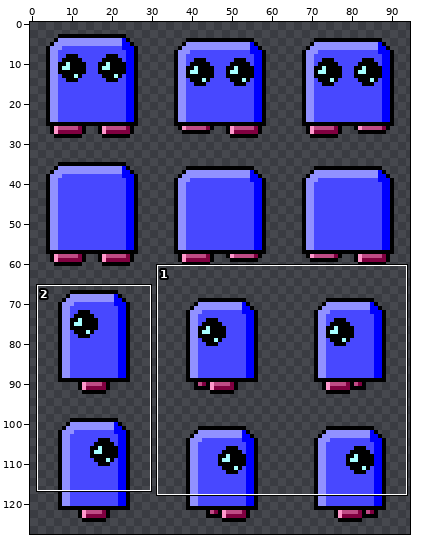
One commit to this sprite sheet: assets/images/player.png. Above, an overview of the earlier version with the close-up marked.
Close-up. As it was:
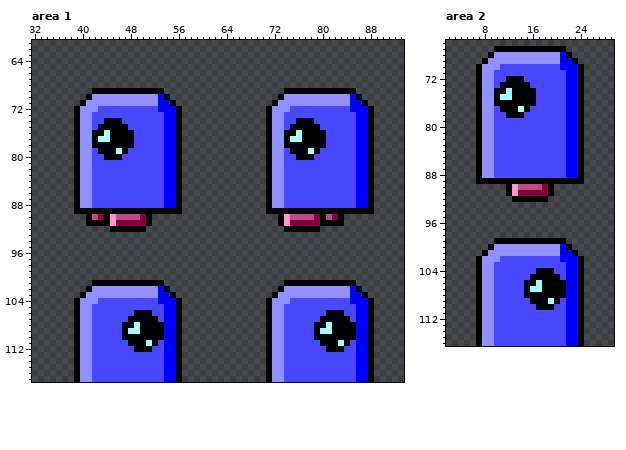
The file is 96x128 pixels. Shown: area 1: x 32..93, y 61..117; area 2: x 2..29, y 66..116. The wide view leaves out empty margins. The commit also changed other parts of the picture, which this record leaves out.
And afterwards:
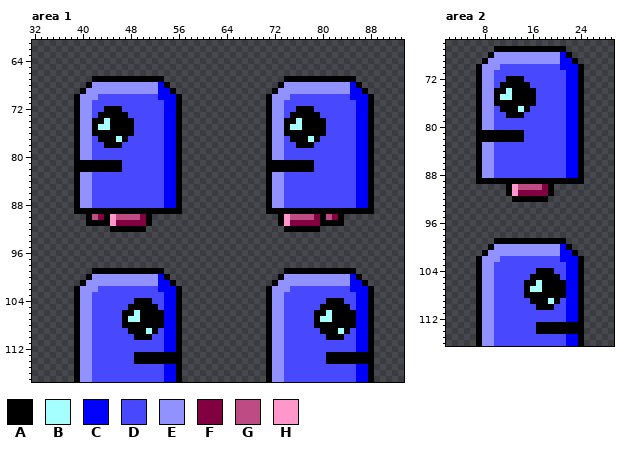
Palette (. is transparent): A #000000  B #a6ffff  C #0000ff  D #4848ff  E #9191ff  F #800040  G #bf4b85  H #ff97cb
Difference:
Area 1:
Colour A is added in row 67 at x 42 to 53 and 74 to 85; in row 68 at x 41, 54, 73 and 86; in row 69 at x 40, 55, 72 and 87; in rows 70 to 71 at x 39, 56, 71 and 88; in row 99 at x 42 to 53 and 74 to 85; in row 100 at x 41, 54, 73 and 86.
Colour A is added in row 101 at x 40, 55, 72 and 87; in rows 102 to 103 at x 39, 56, 71 and 88.
Colour A replaces colour B in row 76 at x 44 and 76; in row 77 at x 43 to 44 and 75 to 76; in row 108 at x 49 and 81; in row 109 at x 48 to 49 and 80 to 81.
Colour A replaces colour C in rows 113 to 114 at x 54 to 55 and 86 to 87.
Colour A replaces colour D in row 72 at x 44 to 46 and 76 to 78; in row 73 at x 43 to 47 and 75 to 79; in row 74 at x 42 to 43, 47 to 48, 74 to 75 and 79 to 80; in row 75 at x 42, 48, 74 and 80; in rows 81 to 82 at x 42 to 46 and 74 to 78; in row 104 at x 49 to 51 and 81 to 83.
Colour A replaces colour D in row 105 at x 48 to 52 and 80 to 84; in row 106 at x 47 to 48, 52 to 53, 79 to 80 and 84 to 85; in row 107 at x 47, 53, 79 and 85; in rows 113 to 114 at x 49 to 53 and 81 to 85.
Colour A replaces colour E in rows 81 to 82 at x 40 to 41 and 72 to 73.
Colour B replaces colour A in row 74 at x 44 and 76; in row 75 at x 43 to 44 and 75 to 76; in row 77 at x 46 and 78; in row 106 at x 49 and 81; in row 107 at x 48 to 49 and 80 to 81; in row 109 at x 51 and 83.
Colour C is added in row 68 at x 53 and 85; in row 69 at x 54 and 86; in row 70 at x 55 and 87; in row 100 at x 53 and 85; in row 101 at x 54 and 86; in row 102 at x 55 and 87.
Colour C replaces colour A in row 69 at x 53 and 85; in row 70 at x 54 and 86; in row 71 at x 55 and 87; in row 101 at x 53 and 85; in row 102 at x 54 and 86; in row 103 at x 55 and 87.
Colour D replaces colour A in row 77 at x 42, 48, 74 and 80; in row 78 at x 42 to 43, 47 to 48, 74 to 75 and 79 to 80; in row 79 at x 43 to 45, 47, 75 to 77 and 79; in row 80 at x 44 to 46 and 76 to 78; in row 109 at x 47, 53, 79 and 85; in row 110 at x 47 to 48, 52 to 53, 79 to 80 and 84 to 85.
Colour D replaces colour A in row 111 at x 48 to 50, 52, 80 to 82 and 84; in row 112 at x 49 to 51 and 81 to 83.
Colour D replaces colour B in row 79 at x 46 and 78; in row 111 at x 51 and 83.
Colour D replaces colour C in rows 71 to 72 at x 53 and 85; in rows 103 to 104 at x 53 and 85.
Colour D replaces colour E in row 70 at x 43 to 52 and 75 to 84; in row 71 at x 42 to 52 and 74 to 84; in row 72 at x 42 and 74; in row 102 at x 43 to 52 and 75 to 84; in row 103 at x 42 to 52 and 74 to 84; in row 104 at x 42 and 74.
Colour E is added in row 68 at x 42 to 52 and 74 to 84; in row 69 at x 41 and 73; in row 70 at x 40 and 72; in row 100 at x 42 to 52 and 74 to 84; in row 101 at x 41 and 73; in row 102 at x 40 and 72.
Colour E replaces colour A in row 69 at x 42 to 52 and 74 to 84; in row 70 at x 41 and 73; in row 71 at x 40 and 72; in row 101 at x 42 to 52 and 74 to 84; in row 102 at x 41 and 73; in row 103 at x 40 and 72.
Area 2:
Colour A replaces colour C in rows 113 to 114 at x 22 to 23.
Colour A replaces colour D in rows 81 to 82 at x 10 to 14; in rows 113 to 114 at x 17 to 21.
Colour A replaces colour E in rows 81 to 82 at x 8 to 9.
Changed places in both close-ups, as pixel boxes (x1, y1, x2, y2):
changed: (74, 76, 182, 172)
changed: (266, 76, 374, 172)
changed: (74, 268, 182, 364)
changed: (266, 268, 374, 364)
changed: (482, 130, 524, 142)
changed: (536, 322, 578, 334)
